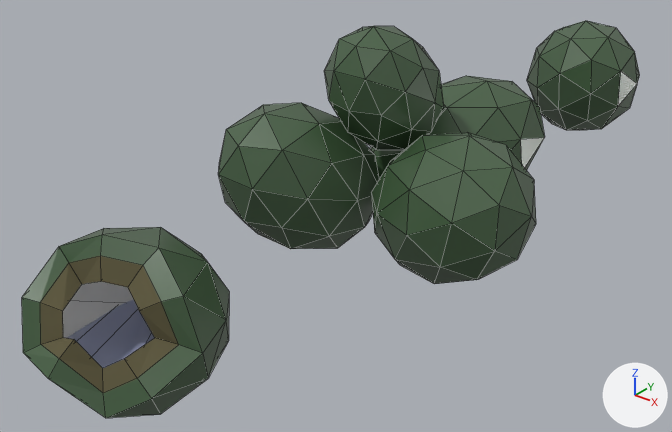
Two versions of the Blender file assets/Coconuts.blend, one commit apart.
Before and after are seen from a 50 mm camera at (0.673, -1.008, 0.614) aimed at (-0.059, -0.093, 0.047). Arrows for +X, +Y and +Z are at lower right; the lights stay in place. Mesh edges are drawn as thin lines.

Before the edit, the objects in view are built like this:
```python
ob_coconut = bpy.data.objects.new('Coconut', me_icosphere)
ob_coconut.location = (0.0, 0.552, 0.1)
ob_coconut.rotation_euler = (1.06, 0.187, 0.386)  # degrees (61, 11, 22)
ob_coconut.scale = (0.1, 0.1, 0.146)
ob_coconutgroup = bpy.data.objects.new('CoconutGroup', me_icosphere_001)
ob_coconutgroup.location = (0.0, 0.0, 0.1)
ob_coconutgroup.rotation_euler = (1.06, 0.187, 0.386)  # degrees (61, 11, 22)
ob_coconutgroup.scale = (0.1, 0.1, 0.146)
ob_coconutopen = bpy.data.objects.new('CoconutOpen', me_icosphere_002)
ob_coconutopen.location = (0.0, -0.502, 0.1)
ob_coconutopen.rotation_euler = (1.06, 0.187, 0.386)  # degrees (61, 11, 22)
ob_coconutopen.scale = (0.1, 0.1, 0.146)
ob_coconutwater = bpy.data.objects.new('CoconutWater', me_icosphere_003)
ob_coconutwater.parent = ob_coconutopen
ob_coconutwater.location = (0.0, 0.0, 0.1)
ob_coconutwater.rotation_euler = (1.06, 0.187, 0.386)  # degrees (61, 11, 22)
ob_coconutwater.scale = (0.1, 0.1, 0.146)
```
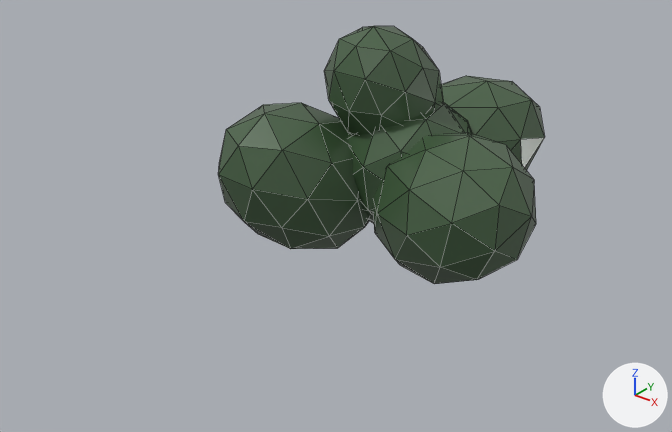
Location of each change, (x1, y1, x2, y2) in pixels of the pictures (672 x 432 px):
```json
{"object": "CoconutOpen", "change": "moved", "before": [22, 227, 229, 418], "after": [369, 218, 374, 223]}
{"object": "Coconut", "change": "moved", "before": [527, 21, 640, 130], "after": [348, 102, 472, 220]}
{"object": "CoconutWater", "change": "moved", "before": [67, 299, 155, 368], "on screen": "not visible afterwards"}
```

The change, as JSON lines over the scene's bpy script:
```json
{"block": "me_icosphere", "where": "me_icosphere.from_pydata(...)  # 42 vertices, 80 faces; spans x -0.95..0.95, y -1.0..1.0, z -1.0..1.0"}
{"block": "me_icosphere", "where": "# used by ob_coconut; location = (0.0, 0.552, 0.1); rotation_euler = (1.06, 0.187, 0.386), in degrees (61, 11, 22); scale = (0.1, 0.1, 0.146)"}
{"block": "me_icosphere", "change": "me_icosphere part 1: the whole mesh is moved by (-0.2, 0.94, 0.36)"}
{"block": "me_icosphere_002", "where": "me_icosphere_002.from_pydata(...)  # 76 vertices, 101 faces; spans x -0.95..0.97, y -1.0..1.0, z -1.0..0.6"}
{"block": "me_icosphere_002", "where": "# used by ob_coconutopen; location = (0.0, -0.502, 0.1); rotation_euler = (1.06, 0.187, 0.386), in degrees (61, 11, 22); scale = (0.1, 0.1, 0.146)"}
{"block": "me_icosphere_002", "change": "me_icosphere_002 part 2: the whole mesh is moved by (-0.2, 0.92, 0.35)"}
{"op": "set", "path": "ob_coconut.location", "old": "(0.0, 0.552, 0.1)", "new": "(0.0, 0.0, 0.0)"}
{"op": "set", "path": "ob_coconutopen.location", "old": "(0.0, -0.502, 0.1)", "new": "(0.0, 0.0, 0.0)"}
{"op": "set", "path": "ob_coconutwater.matrix_parent_inverse", "old": "Matrix(((9.102, 3.699, -1.862, 0.187), (-0.335, 5.139, 8.572, -0.861), (2.83, -5.306, 3.292, -0.331), (0.0, 0.0, 0.0, 1.0)))", "new": "Matrix(((9.102, 3.699, -1.862, 0.0), (-0.335, 5.139, 8.572, 0.0), (2.83, -5.306, 3.292, 0.0), (0.0, 0.0, 0.0, 1.0)))"}
{"op": "set", "path": "ob_coconutwater.location", "old": "(0.0, 0.0, 0.1)", "new": "(0.0, 0.0, 0.107)"}
```
